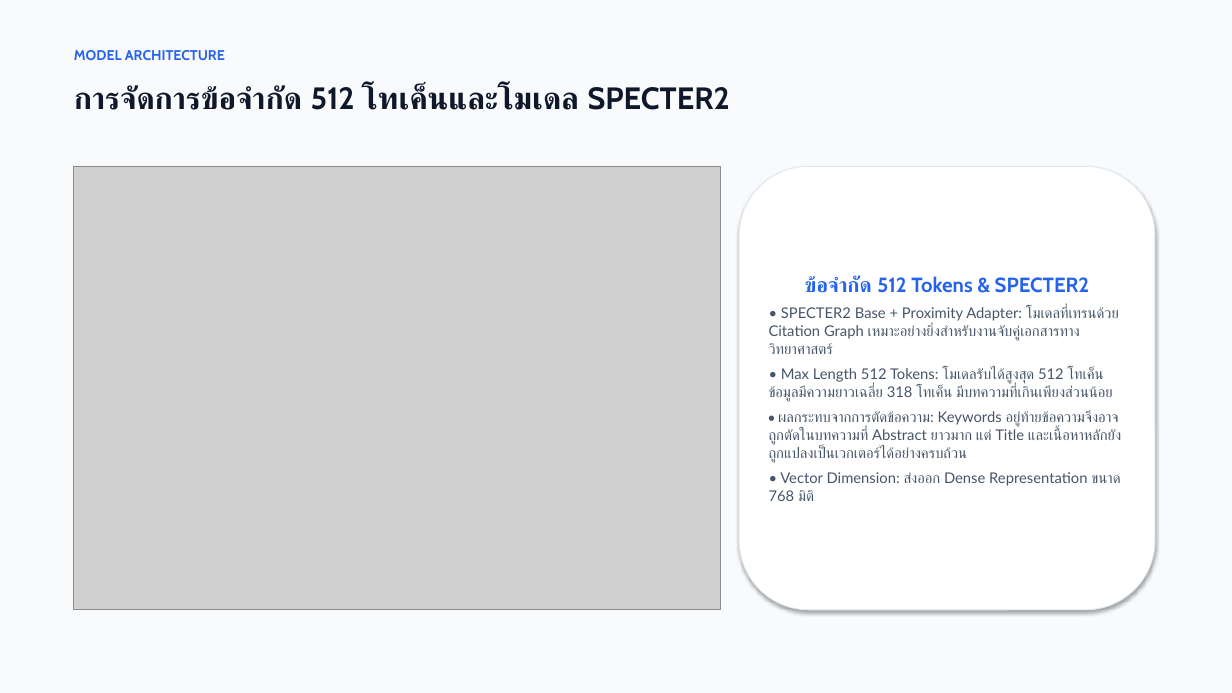
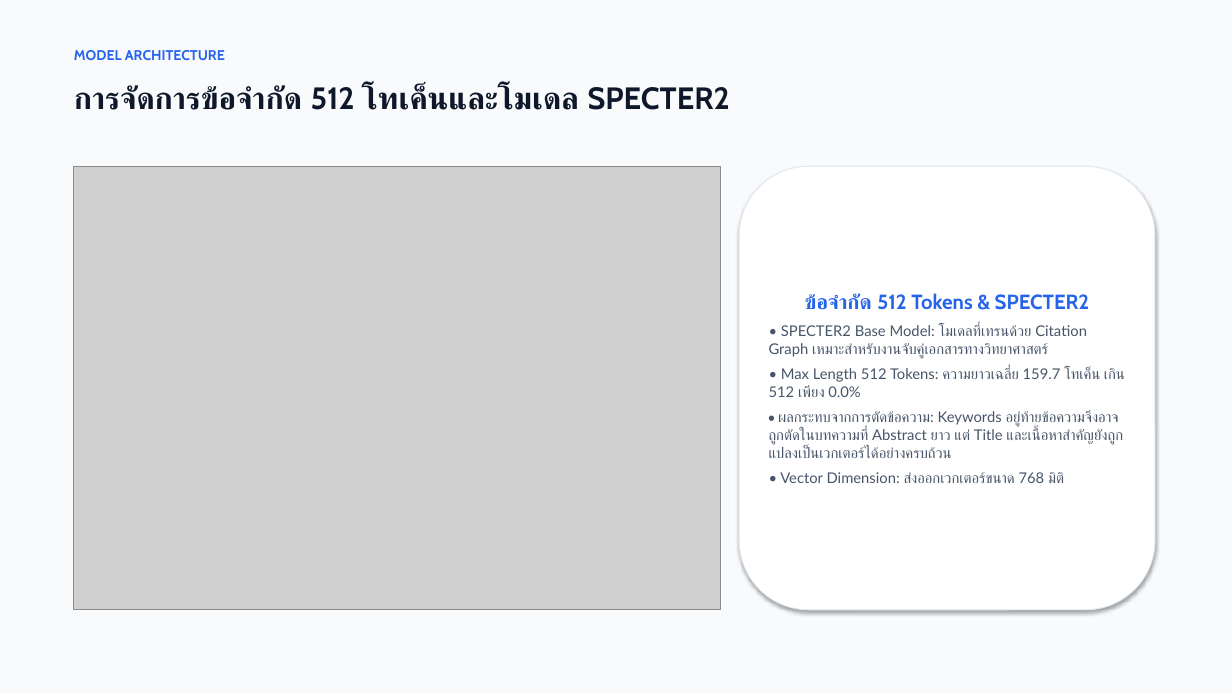
Before and after one commit to wayu15244/ScopusDataMidTerm, a slide deck: slide 10 of slides/EDA_Scopus_Presentation.pptx. Drawn at 1232x693 pixels with LibreOffice and Linux fonts; fonts in the diff are those of the drawing; grey boxes stand for pictures. Boxes give left, top, right and bottom in pixels: in the first picture for what was removed or moved away, otherwise in the second. Text is boxed around its words. In the diff, an @@ line names an element or a change of style, - is before the commit and + after.

```diff
--- a/slides/EDA_Scopus_Presentation.pptx
+++ b/slides/EDA_Scopus_Presentation.pptx
@@ text in rounded rectangle at [769,324,1125,483]: text changed @@
-• SPECTER2 Base + Proximity Adapter: โมเดลที่เทรนด้วย Citation Graph เหมาะอย่างยิ่งสำหรับงานจับคู่เอกสารทางวิทยาศาสตร์
-• Max Length 512 Tokens: โมเดลรับได้สูงสุด 512 โทเค็น ข้อมูลมีความยาวเฉลี่ย 318 โทเค็น มีบทความที่เกินเพียงส่วนน้อย
-• ผลกระทบจากการตัดข้อความ: Keywords อยู่ท้ายข้อความจึงอาจถูกตัดในบทความที่ Abstract ยาวมาก แต่ Title และเนื้อหาหลักยังถูกแปลงเป็นเวกเตอร์ได้อย่างครบถ้วน
-• Vector Dimension: ส่งออก Dense Representation ขนาด 768 มิติ
+• SPECTER2 Base Model: โมเดลที่เทรนด้วย Citation Graph เหมาะสำหรับงานจับคู่เอกสารทางวิทยาศาสตร์
+• Max Length 512 Tokens: ความยาวเฉลี่ย 159.7 โทเค็น เกิน 512 เพียง 0.0%
+• ผลกระทบจากการตัดข้อความ: Keywords อยู่ท้ายข้อความจึงอาจถูกตัดในบทความที่ Abstract ยาว แต่ Title และเนื้อหาสำคัญยังถูกแปลงเป็นเวกเตอร์ได้อย่างครบถ้วน
+• Vector Dimension: ส่งออกเวกเตอร์ขนาด 768 มิติ
```
Also in this commit, not shown: 8 other slides changed, 20 other files.
